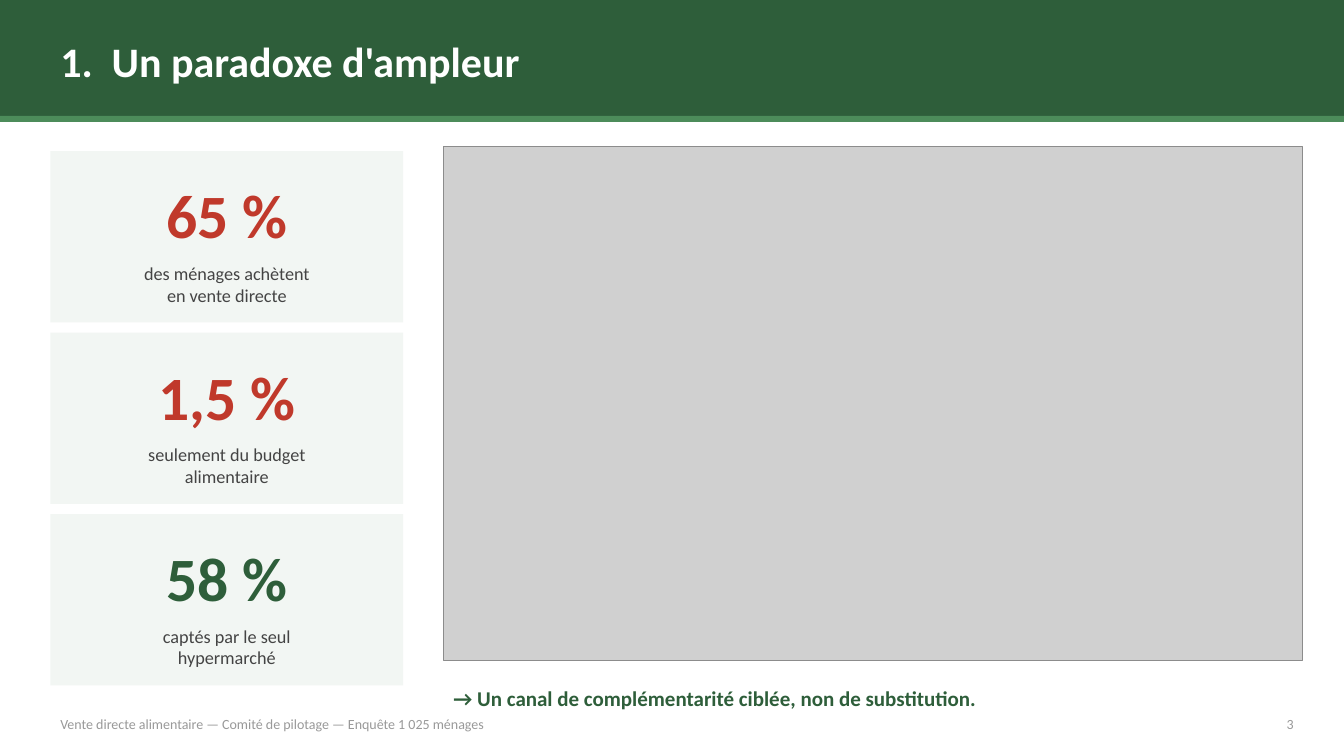
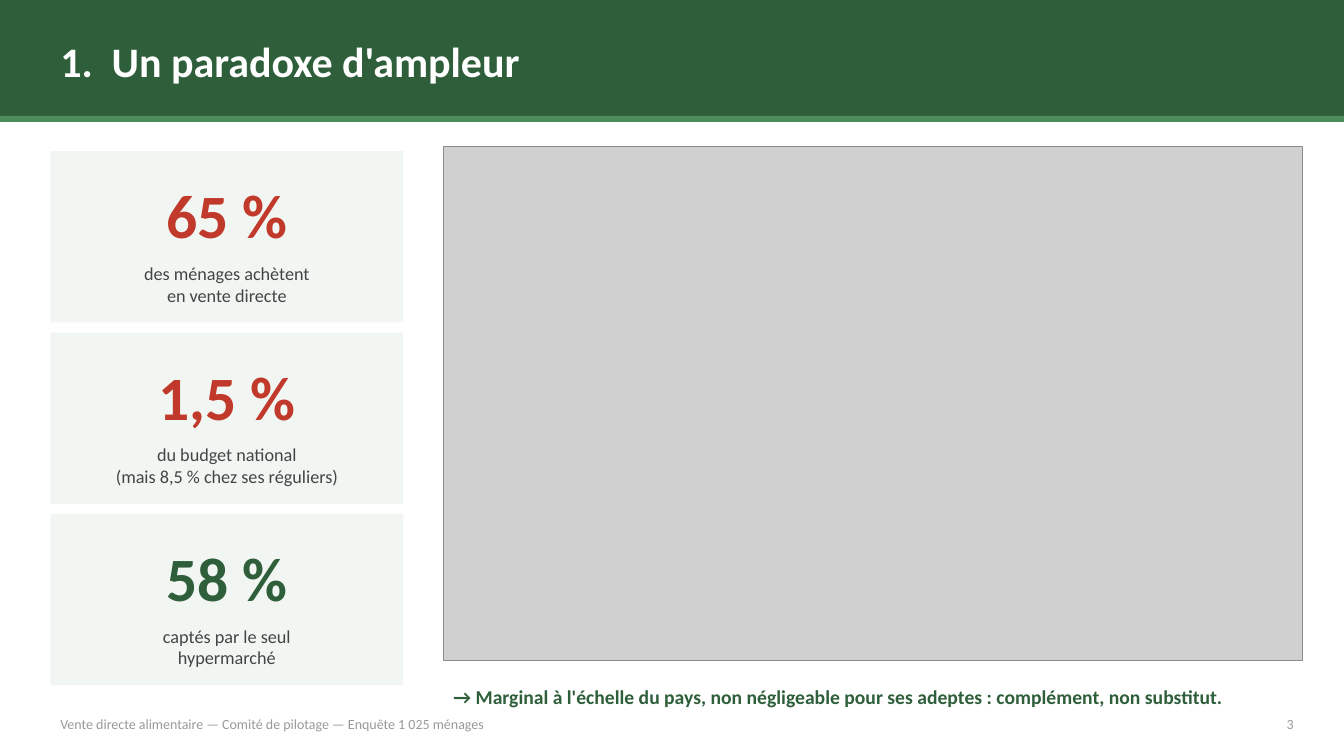
Before and after one commit to catherineherault-oss/formation-Claude, a slide deck: slide 3 of outputs/presentations/copil_vente_directe.pptx. Drawn at 1344x756 pixels with LibreOffice and Linux fonts; fonts in the diff are those of the drawing; grey boxes stand for pictures. Boxes give left, top, right and bottom in pixels: in the first picture for what was removed or moved away, otherwise in the second. Text is boxed around its words. In the diff, an @@ line names an element or a change of style, - is before the commit and + after.

```diff
--- a/outputs/presentations/copil_vente_directe.pptx
+++ b/outputs/presentations/copil_vente_directe.pptx
@@ text at (116, 448, 338, 486): text changed @@
-seulement du budget
-alimentaire
+du budget national
+(mais 8,5 % chez ses réguliers)
@@ text at (476, 690, 1222, 708): text changed; size 15 to 14 pt @@
-→ Un canal de complémentarité ciblée, non de substitution.
+→ Marginal à l'échelle du pays, non négligeable pour ses adeptes : complément, non substitut.
```
Also in this commit, not shown: 4 other files.
